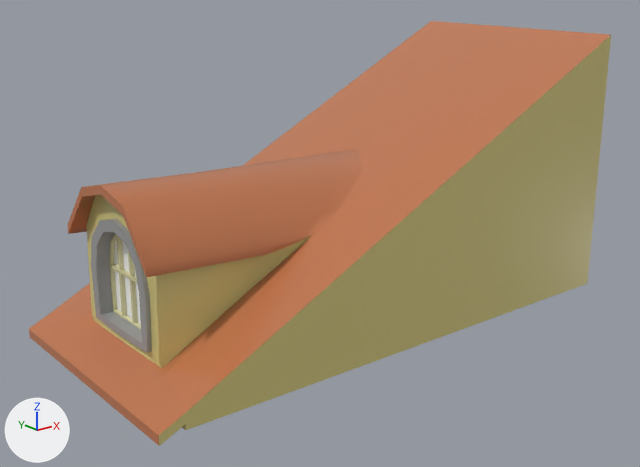
Before and after pictures for a commit that changed the FBX model Pre-Production/Art_Files/Maya_Files/FBX/Buildings/Tall_1/Top.fbx.
Camera for both pictures: a 50 mm camera at (-4.61, -8.35, 12.86) aimed at (3.62, 1.94, 8.74). Lighting does not change. The marker at lower left points along +X, +Y and +Z. Where no turn or scale is listed for an object, it has been applied to the vertices.

Objects in the first picture: 'TallHouse.026'.
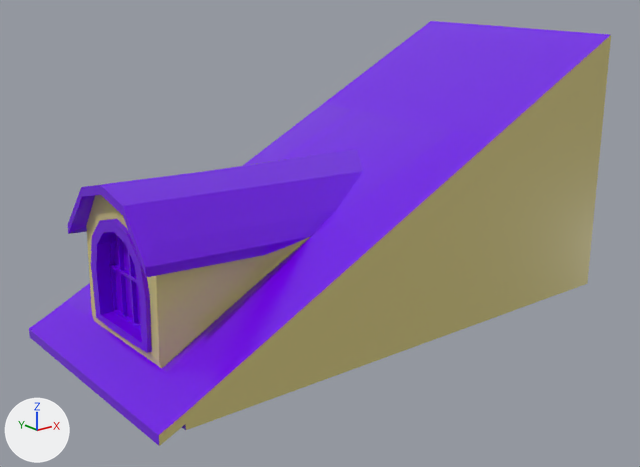
The newer file is also turned or shifted as a whole; pictures and numbers use the older file's frame.

Location of each change, [x1, y1, x2, y2] in pixels of the pictures (640 x 467 px):
part 1 of me_mesh, recoloured (grey to purple): [91, 219, 152, 353] in both
part 2 of me_mesh, recoloured (orange to purple): [29, 21, 610, 445] in both
part 3 of me_mesh, recoloured (beige to purple): [109, 234, 141, 329] in both
part 4 of me_mesh, recoloured (grey to purple): [114, 240, 141, 324] in both

What changed in the scene script:
```text
Add mat_rest:
    mat_rest = principled_material('Rest')
    mat_rest.base_color = (0.162, 0.0, 0.8)  # purple #7000e7
    mat_rest.roughness = 0.2
Change me_mesh:
    where me_mesh.from_pydata(...)  # 342 vertices, 328 faces; spans x -0.32..8.04, y 0.04..4.04, z 7.35..11.66
    used by ob_tallhouse_026; location = (0.0, 0.0, 0.0)
    me_mesh part 1: all 48 faces that had it switch from mat_stone (grey #9b9b9b) to mat_rest (purple #7000e7)
    me_mesh part 2: all 124 faces that had it switch from mat_aistandardsurface7 (orange #c1764e) to mat_rest (purple #7000e7)
    me_mesh part 3: all 64 faces that had it switch from mat_wood (beige #d9d5a3) to mat_rest (purple #7000e7)
    me_mesh part 4: all 8 faces that had it switch from mat_glass (white #ffffff) to mat_rest (purple #7000e7)
```
